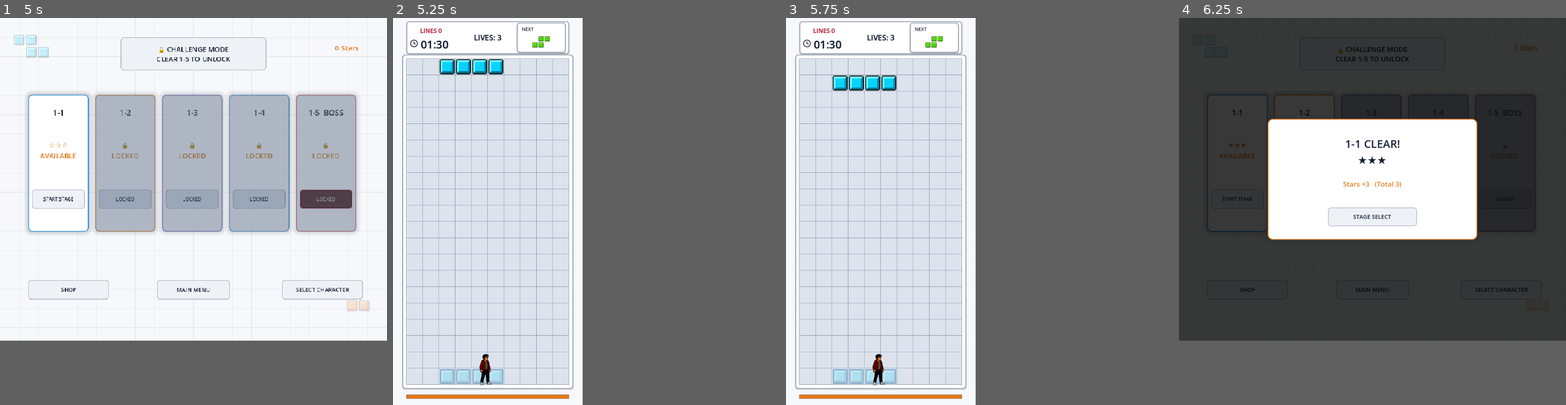
Above: before the commit, frames 1-4 (left to right).
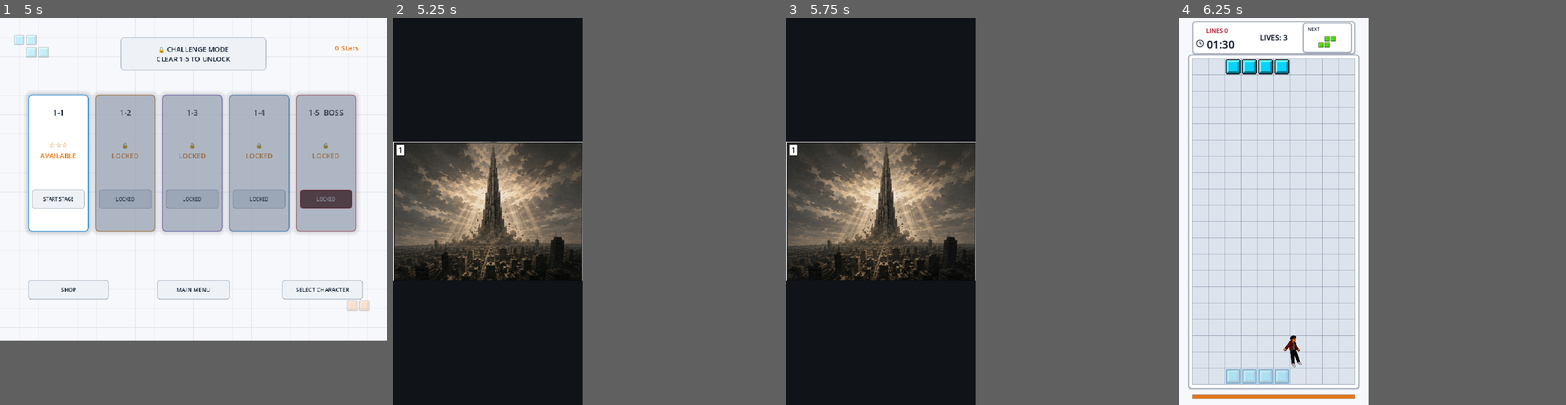
Above: after the commit, the same moments.

Repository: ydev2388/player_tetris
Game: Godot game, scene res://start_screen/scenes/start_screen.tscn
Two runs of this game, one before a commit and one after it. Both use one fixed random seed, a clock stepped at 60 frames per second and the inputs below.
Inputs (mouse positions are in pixels of both pictures, inside the frame that each line leads up to):
- Up to frame 1 (5 s): click "GAME START" at 0.5 s; click "🔒 CHALLENGE MODE CLEAR 1-5 TO…" at 1.25 s; click "LOCKED" at 2 s; click "LOCKED" at 2.75 s; click "LOCKED" at 3.5 s; click "LOCKED" at 4.25 s
- Up to frame 2 (5.25 s): click "START STAGE" at 5 s
- Up to frame 3 (5.75 s): no input
- Up to frame 4 (6.25 s): tap Enter at 5.75 s; move the mouse to (1457, 165) at 5.77 s; hold Right (character_right) from 5.78 s (still down); hold C (character_grab) from 5.78 s (still down); click (1457, 165) at 5.92 s; tap Z (character_jump) at 6.02 s
In our replay, in frame 4 the window is 800x667 before the commit and 392x800 after it. These sizes can differ from the game's own. Grey fills any space a smaller window leaves; there, only what the larger window draws over its background counts as a difference.

Frame 1 is identical in both runs. In frame 2, 49% of the frame differs, in the area x 0-49%, y 0-100%; in frame 3, 49%; in frame 4, 53%, in the area x 0-93%, y 0-100%.

Commit message:
minor fix

Diff:
--- a/scenes/main.tscn
+++ b/scenes/main.tscn
@@ -4,7 +4,7 @@
 [ext_resource type="Script" path="res://scripts/game_controller.gd" id="2_controller"]
 [ext_resource type="Script" path="res://scripts/board_physics.gd" id="3_physics"]
 [ext_resource type="Script" path="res://scripts/character_controller.gd" id="4_character"]
-[ext_resource type="Texture2D" path="res://assets/sprites/characters/normal/normal_reference_atlas_v2.png" id="5_character_texture"]
+[ext_resource type="Texture2D" path="res://assets/sprites/characters/normal/normal_reference_atlas_v8.png" id="5_character_texture"]
 
 [sub_resource type="RectangleShape2D" id="RectangleShape2D_character"]
 size = Vector2(42, 90)
--- a/scripts/character_controller.gd
+++ b/scripts/character_controller.gd
@@ -230,6 +230,13 @@
 	_reset_character()
 
 
+func _exit_tree() -> void:
+	for player: AudioStreamPlayer in [_sfx_player, _sfx_cue_player, _meditation_loop_player]:
+		if is_instance_valid(player):
+			player.stop()
+			player.stream = null
+
+
 ## 후속 캐릭터 선택 UI가 시각 profile을 교체할 때 사용한다.
 func set_character_id(value: String) -> bool:
 	if not ANIMATION_DATA.has_character(value) or not CHARACTER_DATA.has_character(value):
@@ -444,6 +451,7 @@
 	for player: AudioStreamPlayer in [_sfx_player, _sfx_cue_player, _meditation_loop_player]:
 		if is_instance_valid(player):
 			player.stop()
+			player.stream = null
 	stats_changed.emit()
 
 
@@ -2829,6 +2837,7 @@
 ## 상황: 점프·피격·펀치처럼 직전 효과음을 교체해도 되는 단발음을 재생할 때 호출된다.
 ## 결과: 주 SFX player의 stream을 교체하고 즉시 처음부터 재생한다.
 func _play_sfx(stream: AudioStream) -> void:
+	_sfx_player.stop()
 	_sfx_player.stream = stream
 	_sfx_player.play()
 
@@ -2836,6 +2845,7 @@
 ## 상황: 줄 삭제처럼 주 효과음과 겹쳐야 하는 보조 cue를 재생할 때 호출된다.
 ## 결과: 별도 cue player를 사용하므로 `_play_sfx()` 재생을 끊지 않는다.
 func _play_sfx_cue(stream: AudioStream) -> void:
+	_sfx_cue_player.stop()
 	_sfx_cue_player.stream = stream
 	_sfx_cue_player.play()
 
@@ -2849,6 +2859,7 @@
 ## 상황: 명상 시작 원샷 뒤 지속음을 반복 재생해야 할 때 호출된다.
 ## 결과: 명상 loop stream을 전용 player에 지정하고 재생한다.
 func _start_meditation_loop() -> void:
+	_meditation_loop_player.stop()
 	_meditation_loop_player.stream = SFX_MEDITATION_LOOP
 	_meditation_loop_player.play()
 
--- a/start_screen/scripts/start_screen.gd
+++ b/start_screen/scripts/start_screen.gd
@@ -19,6 +19,13 @@
 const ANIMATION_DATA: Script = preload("res://scripts/character_animation_data.gd")
 const LOCALIZATION: Script = preload("res://scripts/localization.gd")
 const SFX_SELECT: AudioStream = preload("res://assets/sfx/08_select.wav")
+const START_STORY_TEXTURE: Texture2D = preload("res://assets/story/start_story.png")
+const START_STORY_REGIONS: Array[Rect2] = [
+	Rect2(8.0, 8.0, 720.0, 527.0),
+	Rect2(733.0, 8.0, 720.0, 527.0),
+	Rect2(8.0, 541.0, 720.0, 527.0),
+	Rect2(733.0, 541.0, 720.0, 527.0),
+]
 
 const BACKGROUND: Color = Color("#f7f8fb")
 const PANEL: Color = Color("#ffffff")
@@ -175,6 +182,11 @@
 var _select_sfx_player: AudioStreamPlayer
 var _select_sfx_timer: Timer
 var _skip_initial_select_sfx: bool = true
+var _start_story_seen: bool = false
+var _start_story_overlay: Control
+var _start_story_frame: TextureRect
+var _start_story_index: int = -1
+var _start_story_fade_tween: Tween
 
 var _capture_overlay: Control
 var _capture_label: Label
@@ -227,6 +239,14 @@
 	_build_interface()
 	_refresh_key_buttons()
 	show_main_menu()
+
+
+func _exit_tree() -> void:
+	if is_instance_valid(_select_sfx_timer):
+		_select_sfx_timer.stop()
+	if is_instance_valid(_select_sfx_player):
+		_select_sfx_player.stop()
+		_select_sfx_player.stream = null
 
 
 func _draw() -> void:
@@ -345,6 +365,9 @@
 		if challenge_mode:
 			game_controller.game_changed.connect(_on_challenge_game_changed)
 	_show_screen(Screen.GAME)
+	if not _start_story_seen:
+		_start_story_seen = true
+		_show_start_story()
 	game_loaded.emit(_game_instance)
 	return true
 
@@ -383,7 +406,9 @@
 	var key_event: InputEventKey = event as InputEventKey
 	if not key_event.pressed or key_event.echo:
 		return
-	if _handle_game_exit_prompt_input(key_event):
+	if _handle_start_story_input(key_event):
+		get_viewport().set_input_as_handled()
+	elif _handle_game_exit_prompt_input(key_event):
 		get_viewport().set_input_as_handled()
 	elif _handle_debug_completion_input(key_event):
 		get_viewport().set_input_as_handled()
@@ -427,6 +452,17 @@
 	_show_binding_result(result)
 	if bool(result.get("ok", false)):
 		cancel_key_capture()
+	return true
+
+
+func _handle_start_story_input(_key_event: InputEventKey) -> bool:
+	if _start_story_overlay == null or not _start_story_overlay.visible:
+		return false
+	if _start_story_index >= START_STORY_REGIONS.size() - 1:
+		_hide_start_story()
+	else:
+		_start_story_index += 1
+		_set_start_story_frame(_start_story_index, true)
 	return true
 
 
@@ -684,6 +720,7 @@
 	_build_game_exit_overlay()
 	_build_stage_result_overlay()
 	_build_stage_fail_overlay()
+	_build_start_story_overlay()
 
 
 func _build_main_screen() -> void:
@@ -1676,6 +1713,89 @@
 	_stage_fail_select_button.pressed.connect(_on_stage_fail_select)
 
 
+func _build_start_story_overlay() -> void:
+	_start_story_overlay = Control.new()
+	_start_story_overlay.name = "StartStoryOverlay"
+	_start_story_overlay.set_anchors_and_offsets_preset(Control.PRESET_FULL_RECT)
+	_start_story_overlay.z_as_relative = false
+	_start_story_overlay.z_index = 300
+	_start_story_overlay.visible = false
+	_start_story_overlay.mouse_filter = Control.MOUSE_FILTER_STOP
+	add_child(_start_story_overlay)
+
+	var background: ColorRect = ColorRect.new()
+	background.set_anchors_and_offsets_preset(Control.PRESET_FULL_RECT)
+	background.color = Color("#101318")
+	background.mouse_filter = Control.MOUSE_FILTER_IGNORE
+	_start_story_overlay.add_child(background)
+
+	_start_story_frame = TextureRect.new()
+	_start_story_frame.name = "StartStoryFrame"
+	_start_story_frame.set_anchors_and_offsets_preset(Control.PRESET_FULL_RECT)
+	_start_story_frame.texture_filter = CanvasItem.TEXTURE_FILTER_LINEAR
+	_start_story_frame.expand_mode = TextureRect.EXPAND_IGNORE_SIZE
+	_start_story_frame.stretch_mode = TextureRect.STRETCH_KEEP_ASPECT_CENTERED
+	_start_story_frame.mouse_filter = Control.MOUSE_FILTER_IGNORE
+	_start_story_overlay.add_child(_start_story_frame)
+
+
+func _show_start_story() -> void:
+	if _start_story_overlay == null:
+		return
+	_start_story_index = 0
+	_set_start_story_frame(_start_story_index, false)
+	_start_story_overlay.visible = true
+	_start_story_overlay.move_to_front()
+	_set_game_story_paused(true)
+
+
+func _hide_start_story() -> void:
+	if _start_story_overlay == null:
+		return
+	_start_story_overlay.visible = false
+	if _start_story_fade_tween != null:
+		_start_story_fade_tween.kill()
+		_start_story_fade_tween = null
+	_set_game_story_paused(false)
+
+
+func _set_start_story_frame(frame_index: int, fade_in: bool) -> void:
+	var atlas_frame: AtlasTexture = AtlasTexture.new()
+	atlas_frame.atlas = START_STORY_TEXTURE
+	atlas_frame.region = START_STORY_REGIONS[frame_index]
+	_start_story_frame.texture = atlas_frame
+	if not fade_in:
+		_start_story_frame.modulate = Color.WHITE
+		return
+	_start_story_frame.modulate = Color(1.0, 1.0, 1.0, 0.0)
+	if _start_story_fade_tween != null:
+		_start_story_fade_tween.kill()
+		_start_story_fade_tween = null
+	_start_story_fade_tween = create_tween()
+	_start_story_fade_tween.tween_property(
+		_start_story_frame,
+		"modulate:a",
+		1.0,
+		0.35
+	).set_trans(Tween.TRANS_SINE).set_ease(Tween.EASE_IN_OUT)
+
+
+func _set_game_story_paused(paused: bool) -> void:
+	var game_controller: MainGameController = _loaded_game_controller()
+	if game_controller != null:
+		game_controller.set_physics_process(not paused)
+	var game_character: MainCharacterController = null
+	if _game_instance != null and is_instance_valid(_game_instance):
+		game_character = _game_instance.get_node_or_null(
+			"BoardPhysics/Character"
+		) as MainCharacterController
+	if game_character != null:
+		game_character.set_physics_process(not paused)
+	var game_view: MainGameView = _game_instance as MainGameView
+	if game_view != null:
+		game_view.set_process(not paused)
+
+
 func _show_stage_fail() -> void:
 	if _stage_fail_overlay == null:
 		return
@@ -1779,6 +1899,8 @@
 
 func _show_screen(screen_type: Screen) -> void:
 	current_screen = screen_type
+	if screen_type != Screen.GAME:
+		_hide_start_story()
 	for stored_screen: Variant in _screens.values():
 		(stored_screen as Control).visible = false
 	_game_host.visible = screen_type == Screen.GAME
@@ -2127,6 +2249,7 @@
 	if _game_instance == null or not is_instance_valid(_game_instance):
 		_game_instance = null
 		return
+	_hide_start_story()
 	var game_controller: MainGameController = _loaded_game_controller()
 	if game_controller != null:
 		game_controller.clear_runtime_state()
@@ -2154,6 +2277,7 @@
 	if _skip_initial_select_sfx:
 		_skip_initial_select_sfx = false
 		return
+	_select_sfx_player.stop()
 	_select_sfx_player.stream = SFX_SELECT
 	_select_sfx_player.play()
 	_select_sfx_timer.start()
--- a/start_screen/tests/main_ui_test.gd
+++ b/start_screen/tests/main_ui_test.gd
@@ -572,6 +572,32 @@
 	if stage_button != null:
 		stage_button.pressed.emit()
 	_expect(screen.current_screen == BlockFighterStartScreen.Screen.GAME, "스테이지 선택이 게임 장면을 연다.")
+	var story_controller: MainGameController = screen._loaded_game_controller()
+	_expect(
+		screen._start_story_overlay.visible
+			and screen._start_story_index == 0
+			and story_controller != null
+			and not story_controller.is_physics_processing(),
+		"첫 게임 시작은 1번 story panel을 띄우고 게임 진행을 잠근다."
+	)
+	var story_next_event: InputEventKey = InputEventKey.new()
+	story_next_event.pressed = true
+	story_next_event.physical_keycode = KEY_A
+	for story_index: int in range(1, 4):
+		screen._input(story_next_event)
+		_expect(
+			screen._start_story_overlay.visible
+				and screen._start_story_index == story_index
+				and screen._start_story_frame.modulate.a < 1.0,
+				"아무 키로 story panel %d가 fade-in 전환을 시작한다." % (story_index + 1)
+		)
+	screen._input(story_next_event)
+	_expect(
+		not screen._start_story_overlay.visible
+			and story_controller != null
+			and story_controller.is_physics_processing(),
+		"4번 story panel 뒤 아무 키로 story를 닫고 게임을 재개한다."
+	)
 	await process_frame
 	await physics_frame
 	var character: MainCharacterController = screen._game_instance.get_node("BoardPhysics/Character")
@@ -824,6 +850,7 @@
 	var corrupt_settings_path: String = ProjectSettings.globalize_path(corrupt_path)
 	if FileAccess.file_exists(corrupt_settings_path):
 		DirAccess.remove_absolute(corrupt_settings_path)
+	await create_timer(0.25).timeout
 	if _failures == 0:
 		print("성공: 메인 UI 테스트 %d개 통과" % _checks)
 	else:
--- a/tests/boxer_special_runtime_integration_test.gd
+++ b/tests/boxer_special_runtime_integration_test.gd
@@ -54,6 +54,7 @@
 	Input.action_release(&"character_special")
 	game.queue_free()
 	await process_frame
+	await create_timer(0.25).timeout
 	if not input_was_accepted or not floor_block_moved:
 		push_error("Boxer V input did not move the lower front block.")
 		quit(1)
--- a/tests/chef_meat_runtime_integration_test.gd
+++ b/tests/chef_meat_runtime_integration_test.gd
@@ -84,6 +84,7 @@
 	Input.action_release(&"character_special")
 	game.queue_free()
 	await process_frame
+	await create_timer(0.25).timeout
 	if (
 		not input_was_accepted
 		or not buff_started
--- a/tests/cleaner_special_runtime_integration_test.gd
+++ b/tests/cleaner_special_runtime_integration_test.gd
@@ -65,6 +65,7 @@
 	Input.action_release(&"character_special")
 	game.queue_free()
 	await process_frame
+	await create_timer(0.25).timeout
 	if not stood_on_fixed_blocks or not input_was_accepted or not original_targets_removed:
 		push_error("Cleaner V input did not clean its cast-time support cells.")
 		quit(1)
--- a/tests/corner_hang_runtime_integration_test.gd
+++ b/tests/corner_hang_runtime_integration_test.gd
@@ -98,6 +98,7 @@
 	game.free()
 	await process_frame
 	await physics_frame
+	await create_timer(0.25).timeout
 	if not failures.is_empty():
 		for failure: String in failures:
 			push_error(failure)
--- a/tests/fall_runtime_integration_test.gd
+++ b/tests/fall_runtime_integration_test.gd
@@ -50,6 +50,7 @@
 	)
 	game.queue_free()
 	await process_frame
+	await create_timer(0.25).timeout
 	if not reached_terminal_fall or not terminal_is_extended or not fixed_scale:
 		push_error("Long fall did not hold the extended terminal-fall sprite.")
 		quit(1)
--- a/tests/firefighter_special_runtime_integration_test.gd
+++ b/tests/firefighter_special_runtime_integration_test.gd
@@ -59,6 +59,7 @@
 	Input.action_release(&"character_special")
 	game.queue_free()
 	await process_frame
+	await create_timer(0.25).timeout
 	if not input_was_accepted or not cast_pose_was_preserved:
 		push_error("Firefighter V input did not preserve its cast path.")
 		quit(1)
--- a/tests/hang_runtime_integration_test.gd
+++ b/tests/hang_runtime_integration_test.gd
@@ -68,6 +68,7 @@
 	_cleanup_input()
 	game.queue_free()
 	await process_frame
+	await create_timer(0.25).timeout
 	if not climbed or not animated:
 		push_error("Hanging runtime did not climb through all eight sprite frames.")
 		quit(1)
--- a/tests/main_game_test.gd
+++ b/tests/main_game_test.gd
@@ -165,10 +165,19 @@
 			and normal_atlas.get_height() == 768
 			and normal_atlas.resource_path.ends_with("normal_reference_atlas_v8.png")
 			and ANIMATION_DATA.uses_fixed_geometry("normal")
-			and ANIMATION_DATA.fixed_scale_for("normal").is_equal_approx(Vector2.ONE)
+		and ANIMATION_DATA.fixed_scale_for("normal").is_equal_approx(Vector2.ONE)
 			and ANIMATION_DATA.fixed_offset_for("normal").is_equal_approx(Vector2(0.0, 3.0)),
 		"일반인 atlas는 1024×768 균일 격자다."
 	)
+	var scene_atlas_check: MainGameView = GAME_SCENE.instantiate()
+	var scene_normal_atlas: Texture2D = (
+		scene_atlas_check.get_node("BoardPhysics/Character/Sprite") as Sprite2D
+	).texture
+	_expect(
+		scene_normal_atlas.resource_path.ends_with("normal_reference_atlas_v8.png"),
+		"게임 씬의 초기 일반인 Sprite도 runtime v8 atlas를 사용한다."
+	)
+	scene_atlas_check.free()
 	var boxer_atlas: Texture2D = ANIMATION_DATA.texture_for(ANIMATION_DATA.IDLE, "boxer")
 	_expect(
 		ANIMATION_DATA.has_character("boxer")
@@ -301,6 +310,7 @@
 	custom_events.clear()
 	custom_event = null
 	await process_frame
+	await create_timer(0.25).timeout
 	if _failures == 0:
 		print("성공: 메인 게임 테스트 %d개 통과" % _checks)
 	else:
@@ -540,7 +550,10 @@
 			and is_zero_approx(controller.fall_freeze_remaining)
 			and is_zero_approx(controller.future_gimmick_freeze_remaining)
 			and controller.boss_seeds.is_empty()
-			and not character._meditation_loop_player.playing,
+			and not character._meditation_loop_player.playing
+			and character._sfx_player.stream == null
+			and character._sfx_cue_player.stream == null
+			and character._meditation_loop_player.stream == null,
 		"게임 종료는 명상·투사체·보호벽·물길·freeze·결박 상태를 한 번에 정리한다."
 	)
 	character._sfx_player.stop()
--- a/tests/ninja_special_runtime_integration_test.gd
+++ b/tests/ninja_special_runtime_integration_test.gd
@@ -69,6 +69,7 @@
 	Input.action_release(&"character_special")
 	game.queue_free()
 	await process_frame
+	await create_timer(0.25).timeout
 	if not input_was_accepted or not collision_succeeded or not visual_position_matches:
 		push_error("Ninja V input, projectile collision, or board-space VFX contract failed.")
 		quit(1)
Binary file removed: assets/sprites/characters/normal/normal_reference_atlas_v2.png
Binary file added: assets/story/start_story.png
Not shown, changed: assets/story/start_story.png.import
Not shown, changed: export_presets.cfg
